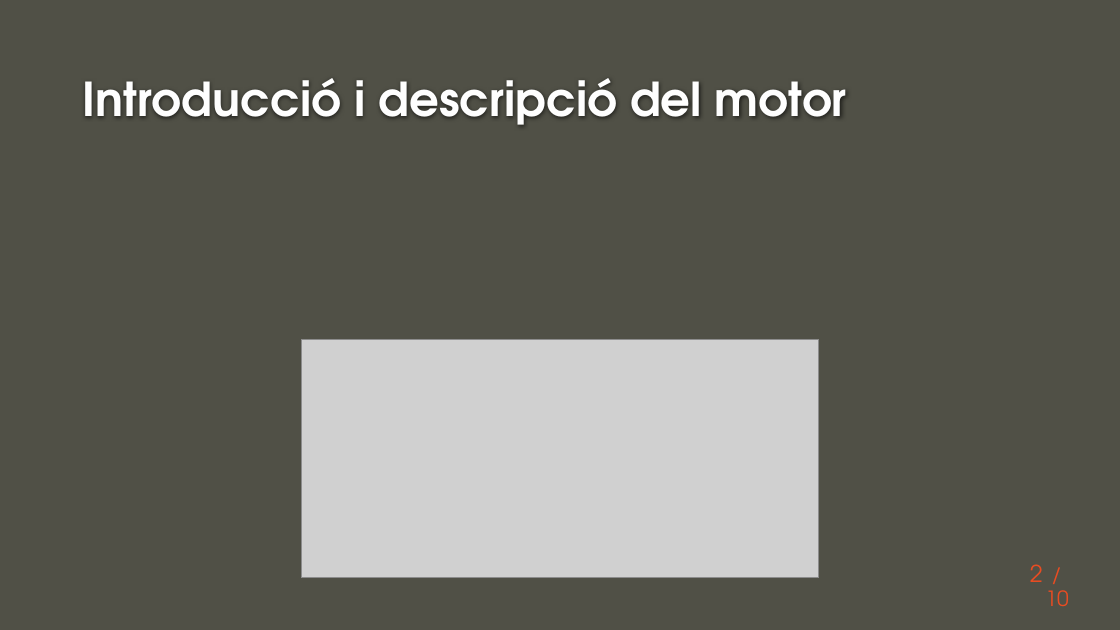
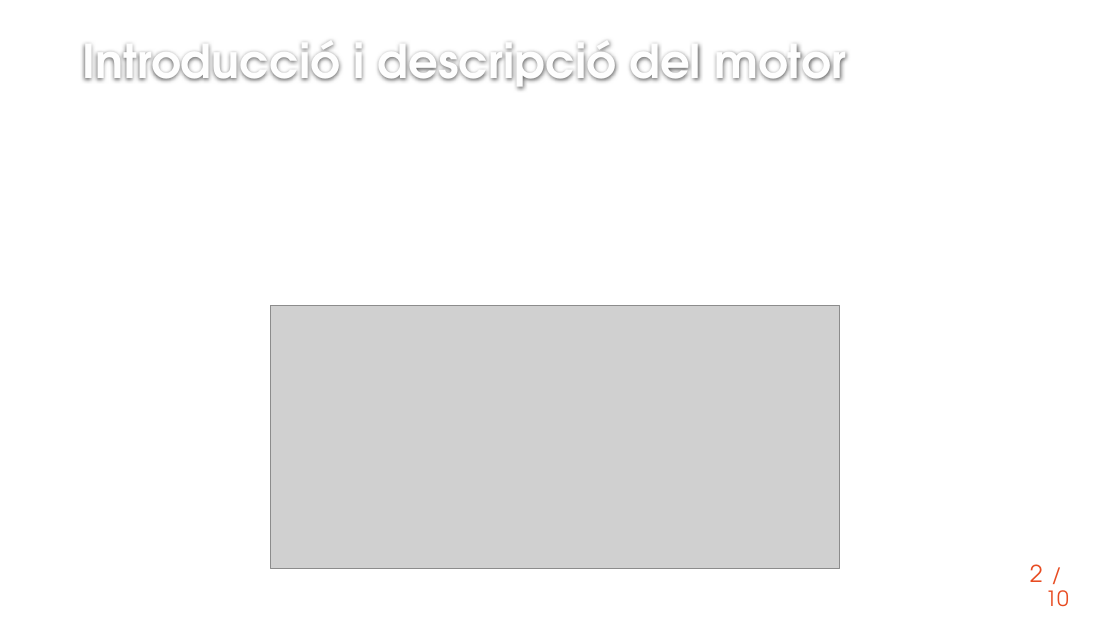
Before and after one commit to naydden/jet-engine-parametrization, a slide deck: slide 2 of ppt/Exposició.pptx. Drawn at 1120x630 pixels with LibreOffice and Linux fonts; fonts in the diff are those of the drawing; grey boxes stand for pictures; background and template pictures are left out. Boxes give left, top, right and bottom in pixels: in the first picture for what was removed or moved away, otherwise in the second. Text is boxed around its words. In the diff, an @@ line names an element or a change of style, - is before the commit and + after.

```diff
--- a/ppt/Exposició.pptx
+++ b/ppt/Exposició.pptx
@@ background #505046 to #FFFFFF @@
@@ title "Introducció i descripció del motor": place and size @@
-title "Introducció i descripció del motor" at box(83, 78, 847, 125)
+title "Introducció i descripció del motor" at box(82, 41, 846, 90)
@@ picture: place and size @@
-picture at box(302, 339, 819, 578)
+picture at box(271, 305, 840, 568)
```
Also in this commit, not shown: 7 other slides changed, 2 slides added, 2 slides removed, 4 other files.
